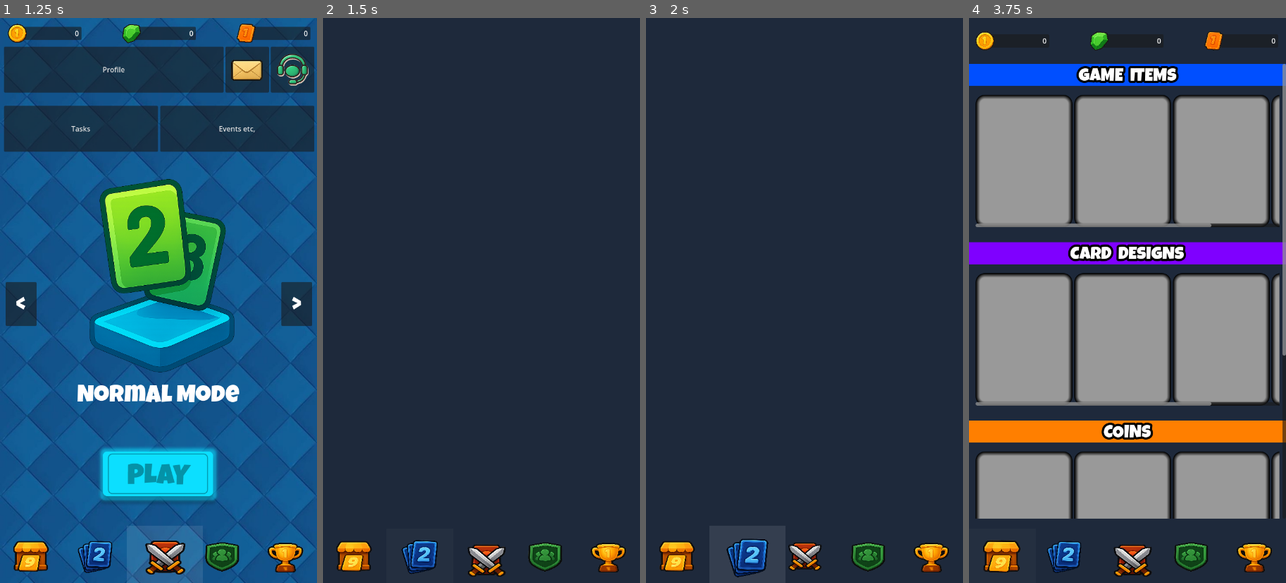
Above: before the commit, frames 1-4 (left to right).
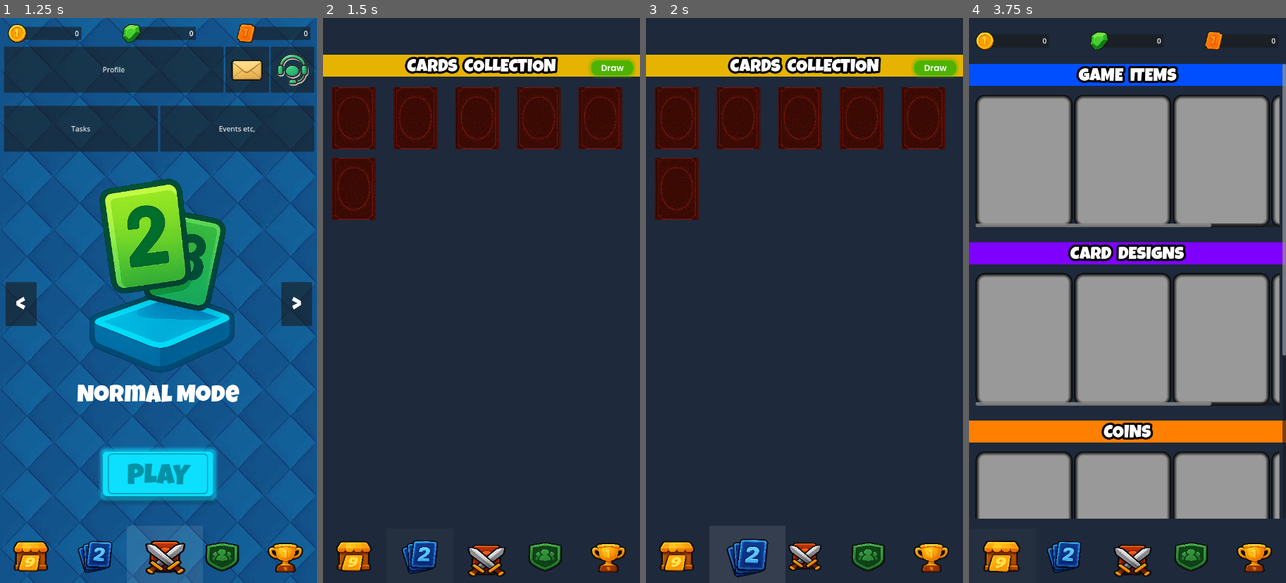
Above: after the commit, the same moments.

Repository: MannLester/TheNumbersGame
Game: Godot game, scene res://scenes/authentication_page/authentication_page.tscn
Same seed, same stepped clock (60 frames per second), same inputs: the game is played once before the commit and once after it.
Inputs (mouse positions are in pixels of both pictures, inside the frame that each line leads up to):
- Up to frame 1 (1.25 s): click (158, 334) at 0.5 s
- Up to frame 2 (1.5 s): click (418, 554) at 1.25 s
- Up to frame 3 (2 s): no input
- Up to frame 4 (3.75 s): click (1070, 554) at 2 s; click (1257, 68) at 2.77 s; click (1000, 554) at 3.5 s

Frame 1 is identical in both runs. In frame 2, 13% of the frame differs, in the area x 0-100%, y 6-36%; in frame 3, 13%; in frame 4, nothing differs.

Commit message:
Cards Collection Layout

Diff:
--- a/components/shop_cards.tscn
+++ b/components/shop_cards.tscn
@@ -13,6 +13,7 @@
 corner_radius_bottom_left = 20
 
 [node name="Control" type="Control"]
+clip_contents = true
 custom_minimum_size = Vector2(220, 300)
 layout_mode = 3
 anchors_preset = 15
@@ -22,6 +23,7 @@
 grow_vertical = 2
 
 [node name="MarginContainer" type="MarginContainer" parent="."]
+clip_contents = true
 layout_mode = 1
 anchors_preset = 15
 anchor_right = 1.0
@@ -36,14 +38,8 @@
 
 [node name="TextureRect" type="TextureRect" parent="MarginContainer/Panel"]
 layout_mode = 1
-anchors_preset = 8
-anchor_left = 0.5
-anchor_top = 0.5
-anchor_right = 0.5
-anchor_bottom = 0.5
-offset_left = -20.0
-offset_top = -20.0
-offset_right = 20.0
-offset_bottom = 20.0
+anchors_preset = 15
+anchor_right = 1.0
+anchor_bottom = 1.0
 grow_horizontal = 2
 grow_vertical = 2
--- a/scenes/card_collection_page/card_collection_page.tscn
+++ b/scenes/card_collection_page/card_collection_page.tscn
@@ -1,6 +1,12 @@
-[gd_scene load_steps=2 format=3 uid="uid://bvwow334624be"]
+[gd_scene load_steps=6 format=3 uid="uid://bvwow334624be"]
 
 [ext_resource type="PackedScene" uid="uid://c6fl2vycdfhg3" path="res://scenes/home_page/home_bottom_tabs.tscn" id="1_avj4x"]
+[ext_resource type="Texture2D" uid="uid://cmb2i0m64nuhn" path="res://assets/buttons/Draw Button (1).png" id="2_ml274"]
+[ext_resource type="FontFile" uid="uid://cvpff81povwt7" path="res://assets/fonts/luckiest-guy/LuckiestGuy-Regular.ttf" id="3_osr0c"]
+[ext_resource type="PackedScene" uid="uid://w2tn7iqfhscl" path="res://components/enemy_card.tscn" id="4_pfmqy"]
+
+[sub_resource type="StyleBoxFlat" id="StyleBoxFlat_28wb2"]
+bg_color = Color(0.901961, 0.705882, 0, 1)
 
 [node name="Control" type="Control"]
 layout_mode = 3
@@ -21,3 +27,90 @@
 
 [node name="Control" parent="." instance=ExtResource("1_avj4x")]
 layout_mode = 1
+
+[node name="MarginContainer" type="MarginContainer" parent="."]
+layout_mode = 1
+anchors_preset = -1
+anchor_right = 1.0
+anchor_bottom = 0.906
+offset_bottom = 0.319946
+grow_horizontal = 2
+grow_vertical = 2
+theme_override_constants/margin_top = 100
+
+[node name="VBoxContainer" type="VBoxContainer" parent="MarginContainer"]
+layout_mode = 2
+
+[node name="Control" type="Control" parent="MarginContainer/VBoxContainer"]
+custom_minimum_size = Vector2(0, 50)
+layout_mode = 2
+
+[node name="Panel" type="Panel" parent="MarginContainer/VBoxContainer/Control"]
+layout_mode = 1
+anchors_preset = 15
+anchor_right = 1.0
+anchor_bottom = 1.0
+grow_horizontal = 2
+grow_vertical = 2
+theme_override_styles/panel = SubResource("StyleBoxFlat_28wb2")
+
+[node name="MarginContainer" type="MarginContainer" parent="MarginContainer/VBoxContainer/Control/Panel"]
+layout_mode = 1
+anchors_preset = 15
+anchor_right = 1.0
+anchor_bottom = 1.0
+grow_horizontal = 2
+grow_vertical = 2
+theme_override_constants/margin_left = 9
+theme_override_constants/margin_top = 9
+theme_override_constants/margin_right = 9
+
+[node name="TextureButton" type="TextureButton" parent="MarginContainer/VBoxContainer/Control/Panel/MarginContainer"]
+layout_mode = 2
+size_flags_horizontal = 8
+texture_normal = ExtResource("2_ml274")
+
+[node name="Label" type="Label" parent="MarginContainer/VBoxContainer/Control/Panel/MarginContainer"]
+layout_mode = 2
+theme_override_constants/outline_size = 20
+theme_override_fonts/font = ExtResource("3_osr0c")
+theme_override_font_sizes/font_size = 40
+text = "CARDS  COLLECTION"
+horizontal_alignment = 1
+vertical_alignment = 1
+
+[node name="MarginContainer" type="MarginContainer" parent="MarginContainer/VBoxContainer"]
+layout_mode = 2
+theme_override_constants/margin_left = 20
+theme_override_constants/margin_top = 20
+theme_override_constants/margin_right = 20
+theme_override_constants/margin_bottom = 20
+
+[node name="ScrollContainer" type="ScrollContainer" parent="MarginContainer/VBoxContainer/MarginContainer"]
+custom_minimum_size = Vector2(0, 1000)
+layout_mode = 2
+
+[node name="GridContainer" type="GridContainer" parent="MarginContainer/VBoxContainer/MarginContainer/ScrollContainer"]
+custom_minimum_size = Vector2(680, 1000)
+layout_mode = 2
+theme_override_constants/h_separation = 40
+theme_override_constants/v_separation = 20
+columns = 5
+
+[node name="EnemyCard" parent="MarginContainer/VBoxContainer/MarginContainer/ScrollContainer/GridContainer" instance=ExtResource("4_pfmqy")]
+layout_mode = 2
+
+[node name="EnemyCard2" parent="MarginContainer/VBoxContainer/MarginContainer/ScrollContainer/GridContainer" instance=ExtResource("4_pfmqy")]
+layout_mode = 2
+
+[node name="EnemyCard3" parent="MarginContainer/VBoxContainer/MarginContainer/ScrollContainer/GridContainer" instance=ExtResource("4_pfmqy")]
+layout_mode = 2
+
+[node name="EnemyCard4" parent="MarginContainer/VBoxContainer/MarginContainer/ScrollContainer/GridContainer" instance=ExtResource("4_pfmqy")]
+layout_mode = 2
+
+[node name="EnemyCard5" parent="MarginContainer/VBoxContainer/MarginContainer/ScrollContainer/GridContainer" instance=ExtResource("4_pfmqy")]
+layout_mode = 2
+
+[node name="EnemyCard6" parent="MarginContainer/VBoxContainer/MarginContainer/ScrollContainer/GridContainer" instance=ExtResource("4_pfmqy")]
+layout_mode = 2
